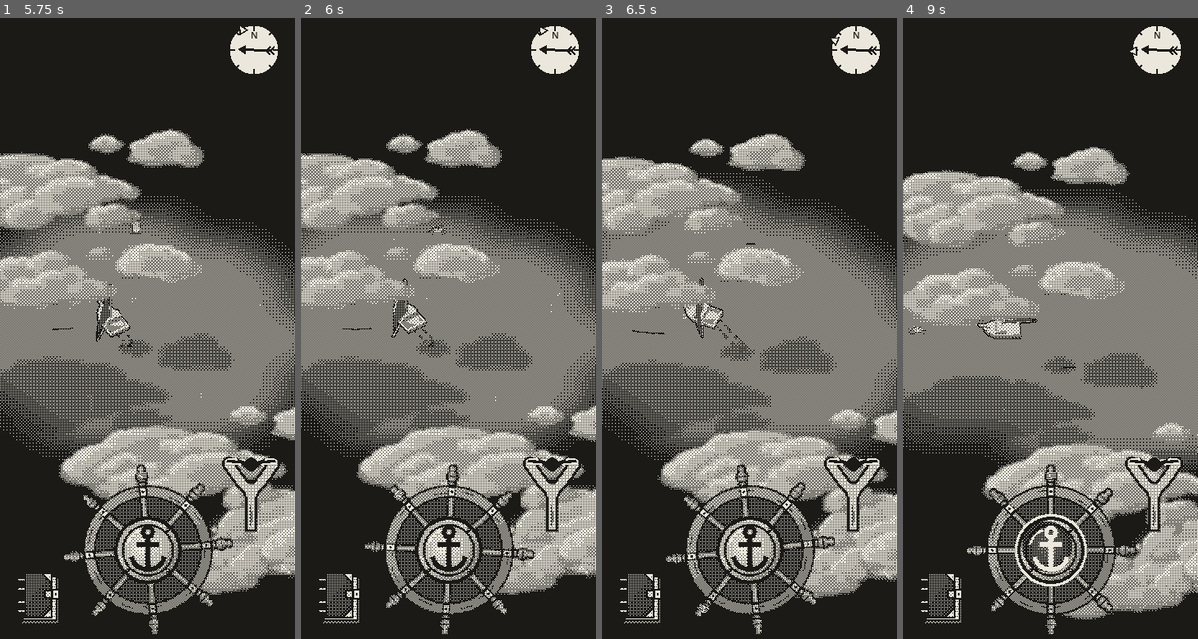
Above: before the commit, frames 1-4 (left to right).
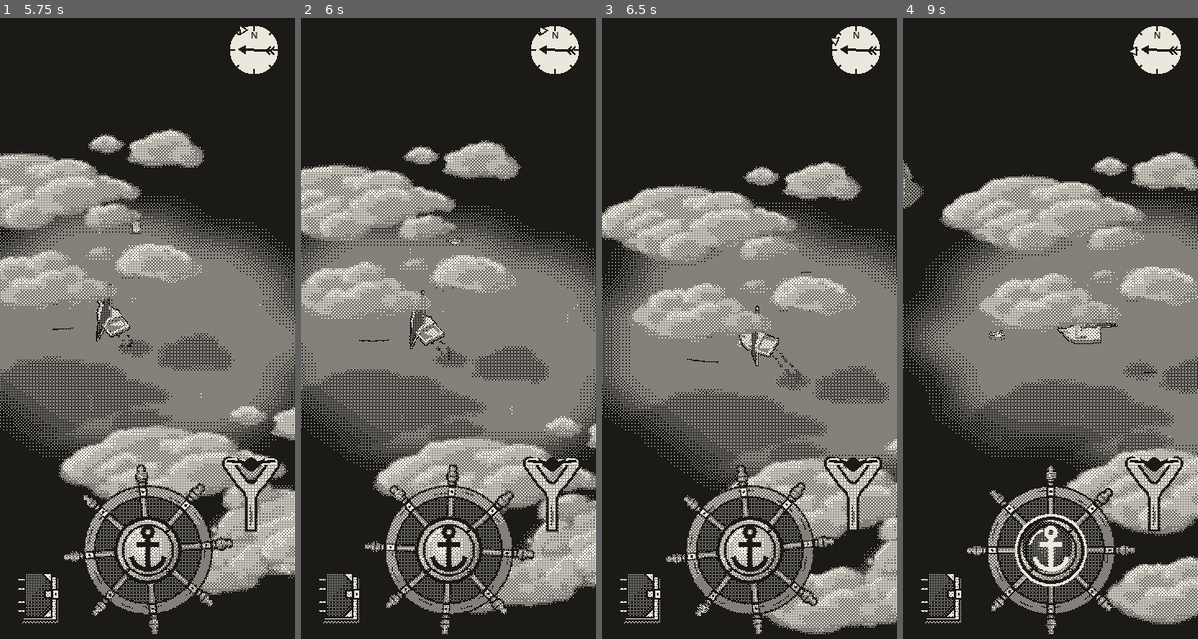
Above: after the commit, the same moments.

Repository: EnricoLabarile/Sail
Game: Godot game, scene res://Assets/Scenes/Overworld.tscn
The game is run twice, just before and just after one commit, with the same random seed, the same clock (stepped at 60 frames per second) and the same inputs.
Inputs (mouse positions are in pixels of both pictures, inside the frame that each line leads up to):
- Up to frame 1 (5.75 s): click "Set sail" at 0.5 s; tap Enter (ui_accept) at 1.25, 1.52, 4.52 s; move the mouse to (212, 303) at 1.27 s; hold Right (ui_right) 1.28-2 s; click (212, 303) at 1.42 s; drag from (88, 371) to (132, 471) at 2.02 s; move the mouse to (177, 191) at 2.77 s; hold Right (ui_right) 2.78-3.5 s; drag from (132, 471) to (59, 241) at 3.52 s; move the mouse to (236, 434) at 4.27 s; hold Left (ui_left) 4.28-5 s; drag from (59, 241) to (103, 173) at 5.02 s
- Up to frame 2 (6 s): move the mouse to (463, 334) at 5.77 s; hold Left (ui_left) from 5.78 s (still down); click (463, 334) at 5.92 s
- Up to frame 3 (6.5 s): keep holding Left (ui_left)
- Up to frame 4 (9 s): release Left (ui_left) at 6.5 s; drag from (1006, 173) to (991, 371) at 6.52 s; move the mouse to (1115, 303) at 7.27 s; hold Right (ui_right) 7.28-8 s; tap Enter (ui_accept) at 7.52 s; drag from (991, 371) to (1035, 471) at 8.02 s; move the mouse to (1080, 191) at 8.77 s; hold Left (ui_left) from 8.78 s (still down)

Frame 1 is identical in both runs. In frame 2, 7.3% of the frame differs, in the area x 0-100%, y 17-97%; in frame 3, 13%; in frame 4, 13%, in the area x 0-100%, y 20-98%.

Commit message:
Camera runs ahead of the boat (camera_lead) once she leaves the dead zone, instead of trailing her
Co-Authored-By: Claude Opus 5.5 <noreply@anthropic.com>
Claude-Session: https://claude.ai/code/session_0154zeqDuhZHz7ZXLE21BuMs

Diff:
--- a/Assets/Boat/boat.gd
+++ b/Assets/Boat/boat.gd
@@ -17,7 +17,8 @@
 @export var camera_distance := 100.0
 # The camera follows her loosely, with a dead zone in the middle (the screen is 40 m wide).
 @export var camera_dead_zone := 6     # metres she can move before the camera follows (0 = always follow)
-@export var camera_follow_speed := 3.0  # how quickly the camera catches up once she's out (higher = quicker)
+@export var camera_follow_speed := 3.0  # how quickly the camera gets ahead of her once she's out (higher = quicker)
+@export var camera_lead := 5.0          # metres ahead of her bow the camera goes to look (keep it under the dead zone)
 @export var sail_fill_rate := 2   # how quickly the sail fills or empties (higher = quicker)
 @export var boom_max_deg := 90    # the furthest the sail swings out from the boat's middle line, either side
 
@@ -95,7 +96,8 @@
 var pitch := 0.0            # the bow's angle now (radians, + = up), and how quickly it's changing
 var pitch_velocity := 0.0
 var anchor_point := Vector3.ZERO   # where the anchor lies on the bottom (set when it's dropped)
-var camera_focus := Vector3.ZERO   # the point on the water the camera looks at (it trails behind her)
+var camera_focus := Vector3.ZERO   # the point on the water the camera looks at (it runs ahead of her)
+var camera_moving := false         # true while the camera is on its way to its place ahead of her
 var model_height := 0.0      # Model's height as placed in the editor (read at start): she bobs round it
 var furl := 1.0             # 0 = sail spread, 1 = gathered up on the boom (she starts at anchor: gathered up)
 
@@ -446,18 +448,32 @@
 
 func _process(dt: float) -> void:
 	# the camera: from the south, tilted, always the same way up (like a spring arm that doesn't rotate),
-	# looking at camera_focus, which trails after her (follow_camera)
+	# looking at camera_focus, which runs ahead of her (follow_camera)
 	var t := deg_to_rad(camera_tilt_deg)
 	follow_camera(dt)
 	camera.global_position = camera_focus + Vector3(0.0, cos(t), sin(t)) * camera_distance
 	camera.global_rotation = Vector3(-(PI / 2.0 - t), 0.0, 0.0)
 
 
-## The camera's point trails after her: inside the dead zone it stays still, outside it glides toward her
-## until she's back on the zone's edge.
+## The camera runs ahead of her (Enrico): while she stays inside the dead zone round the camera's point, the camera
+## doesn't move. Once she goes past its edge, the camera sets off toward a spot camera_lead metres ahead of her
+## bow, quicker than she sails, and keeps going there as long as she moves; when she stops it settles, with her a
+## little behind the middle of the screen, inside the dead zone again.
 func follow_camera(dt: float) -> void:
 	var off := global_position - camera_focus   # from the camera's point to her
 	off.y = 0.0
+	# 1. Out of the dead zone: the camera sets off.
 	if off.length() > camera_dead_zone:
-		var goal := global_position - off.normalized() * camera_dead_zone   # puts her right on the edge
-		camera_focus = camera_focus.lerp(goal, minf(1.0, camera_follow_speed * dt))
+		camera_moving = true
+	if not camera_moving:
+		return
+	# 2. Where it's going: ahead of her bow, the way she points.
+	var forward := -global_transform.basis.z
+	forward.y = 0.0
+	var goal := global_position + forward.normalized() * camera_lead
+	goal.y = global_position.y
+	# 3. It glides there (a share of the way each frame: quick when far, gentle when close).
+	camera_focus = camera_focus.lerp(goal, minf(1.0, camera_follow_speed * dt))
+	# 4. Arrived (she has stopped, or nearly): it rests until she leaves the dead zone again.
+	if camera_focus.distance_to(goal) < 0.3:
+		camera_moving = false
Not shown, changed: CLAUDE.md
